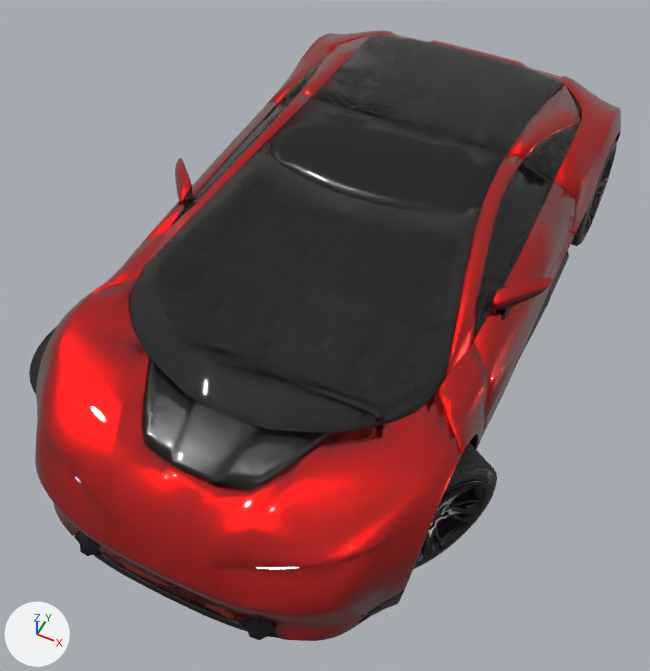
An edit to the glTF model game/public/models/car.glb, drawn before and after from the same camera.
The view is the same before and after, from a camera (50 mm lens) standing at (1.61, -3.84, 4.33) and looking at (-0.01, -0.61, 0.28). The axes (+X, +Y, +Z) are drawn at lower left. The lights are the same throughout. The first picture is the older version. Where no turn or scale is listed for an object, it has been applied to the vertices. Vertices at exactly the same position are counted once.

Script lines for the objects in view, before the commit:
```python
ob_bodydoorlcolor1_001 = bpy.data.objects.new('BodyDoorLColor1.001', me_bodydoorlcolor1)
ob_bodydoorlcolor1_001.location = (1.016, -0.159, 0.558)
ob_bodyhood_001 = bpy.data.objects.new('BodyHood.001', me_bodyhood)
ob_bodyhood_001.location = (0.0, -1.792, 0.503)
ob_bodyhoodtopgrill = bpy.data.objects.new('BodyHoodTopgrill', me_bodyhoodtopgrill)
ob_bodyhoodtopgrill.location = (0.0, -1.809, 0.782)
ob_bodypillars = bpy.data.objects.new('BodyPillars', me_bodypillars)
ob_bodypillars.location = (0.0, -0.465, 0.626)
ob_bodywindshield = bpy.data.objects.new('BodyWindshield', me_bodywindshield)
ob_bodywindshield.location = (-0.005, -0.874, 0.971)
ob_mesh_47 = bpy.data.objects.new('Mesh_47', me_mesh_47)
ob_mesh_47.location = (0.975, -1.486, 0.384)
# also in view: 'BodyRearPanelsColor1.001' at (0.0, 1.2, 0.74); 'BodyDoorRWindow' at (-0.83, -0.14, 1.01); 'BodyPanelsColor2' at (0.0, -0.23, 0.31); 'BodyRoofPanel' at (0.0, 0.08, 1.13); 'WheelFrontLRim' at (0.98, -1.49, 0.38)
```
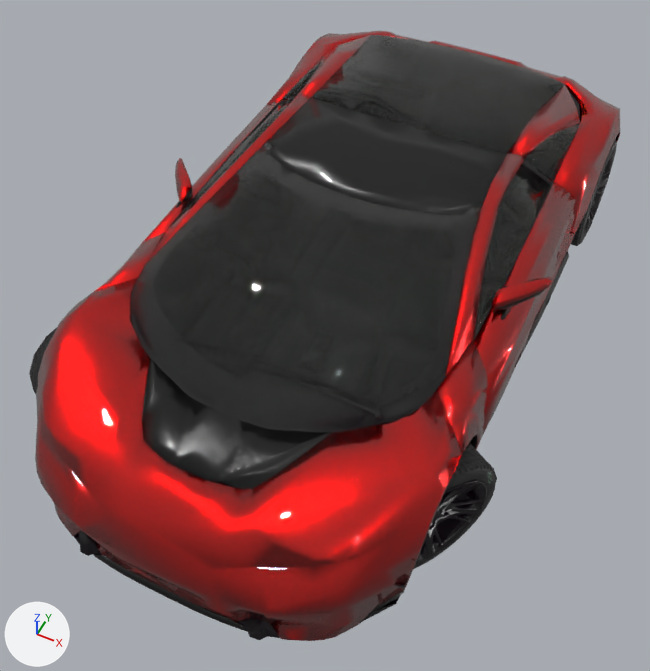
What differs and where, as boxes [x1, y1, x2, y2] in the pictures (650 x 671 px):
'BodyPillars', reshaped: before [83, 93, 524, 454]; after [91, 93, 524, 454]
'BodyDoorLColor1.001', reshaped: before [474, 182, 576, 448]; after [474, 182, 575, 448]
part 1 of me_bodywindshield, reshaped: [132, 142, 476, 429] in both
part 2 of me_bodypillars, cut back (red): before [436, 154, 524, 454]
part 3 of me_bodypillars, cut back: before [83, 93, 311, 299]
part 4 of me_bodyhoodtopgrill, reshaped: before [142, 361, 318, 489]; after [143, 361, 318, 489]
part 5 of me_bodyhood, cut back: before [35, 285, 462, 641]; after [248, 526, 324, 567]

Patch to the scene script:
```diff
--- a/game/public/models/car.glb.py
+++ b/game/public/models/car.glb.py
@@ me_bodywindshield @@
 # used by ob_bodywindshield; location = (-0.005, -0.874, 0.971)
-me_bodywindshield.from_pydata(...)  # 214 vertices, 344 faces; spans x -0.87..0.87, y -0.81..0.81, z -0.16..0.16
+me_bodywindshield.from_pydata(...)  # 92 vertices, 137 faces; spans x -0.87..0.87, y -0.81..0.81, z -0.16..0.16
+# me_bodywindshield part 1
+# 122 vertices are removed from x -0.85..0.83, y -0.8..0.81, z -0.16..0.16
+# 322 faces are deleted
+# 115 new faces join them
 me_bodywindshield.materials.append(mat_glass)
@@ me_bodypillars @@
 # used by ob_bodypillars; location = (0.0, -0.465, 0.626)
-me_bodypillars.from_pydata(...)  # 416 vertices, 689 faces; spans x -1.11..1.11, y -0.94..0.94, z -0.52..0.52
+me_bodypillars.from_pydata(...)  # 178 vertices, 275 faces; spans x -1.11..1.11, y -0.94..0.94, z -0.51..0.52
+# me_bodypillars part 2: 1 vertex moved within x 1.06, y -0.45, z -0.51; 122 vertices removed from x 0.64..1.11, y -0.93..0.93, z -0.52..0.52
+# me_bodypillars part 3: 1 vertex moved within x -0.92, y -0.33, z 0.28; 116 vertices removed from x -1.11..-0.64, y -0.94..0.94, z -0.52..0.52
 me_bodypillars.materials.append(mat_paint_1_carmine)
@@ me_bodyhoodtopgrill @@
 # used by ob_bodyhoodtopgrill; location = (0.0, -1.809, 0.782)
-me_bodyhoodtopgrill.from_pydata(...)  # 190 vertices, 320 faces; spans x -0.511..0.511, y -0.226..0.226, z -0.047..0.047
+me_bodyhoodtopgrill.from_pydata(...)  # 80 vertices, 128 faces; spans x -0.511..0.511, y -0.224..0.226, z -0.047..0.047
+# me_bodyhoodtopgrill part 4
+# 110 vertices are removed from x -0.51..0.51, y -0.226..0.225, z -0.044..0.043
+# 293 faces are deleted
+# 101 new faces join them
 me_bodyhoodtopgrill.materials.append(mat_paint_2_carmine)
@@ me_bodyhood @@
 # used by ob_bodyhood_001; location = (0.0, -1.792, 0.503)
-me_bodyhood.from_pydata(...)  # 866 vertices, 1595 faces; spans x -1.11..1.11, y -0.62..0.62, z -0.37..0.37
+me_bodyhood.from_pydata(...)  # 360 vertices, 638 faces; spans x -1.11..1.11, y -0.62..0.62, z -0.37..0.37
+# me_bodyhood part 5: 1 vertex moved within x 0.66, y -0.4, z 0.17; 506 vertices removed from x -1.11..1.11, y -0.62..0.58, z -0.37..0.37
 me_bodyhood.materials.append(mat_paint_1_carmine)
@@ me_bodydoorlcolor1 @@
 # used by ob_bodydoorlcolor1_001; location = (1.016, -0.159, 0.558)
-me_bodydoorlcolor1.from_pydata(...)  # 181 vertices, 310 faces; spans x -0.09..0.09, y -0.83..0.83, z -0.4..0.4
+me_bodydoorlcolor1.from_pydata(...)  # 77 vertices, 123 faces; spans x -0.09..0.09, y -0.83..0.83, z -0.4..0.4
+# me_bodydoorlcolor1 part 6
+# 104 vertices are removed from x -0.09..0.09, y -0.83..0.83, z -0.35..0.39
+# 288 faces are deleted
+# 101 new faces join them
 me_bodydoorlcolor1.materials.append(mat_paint_1_carmine)
```
